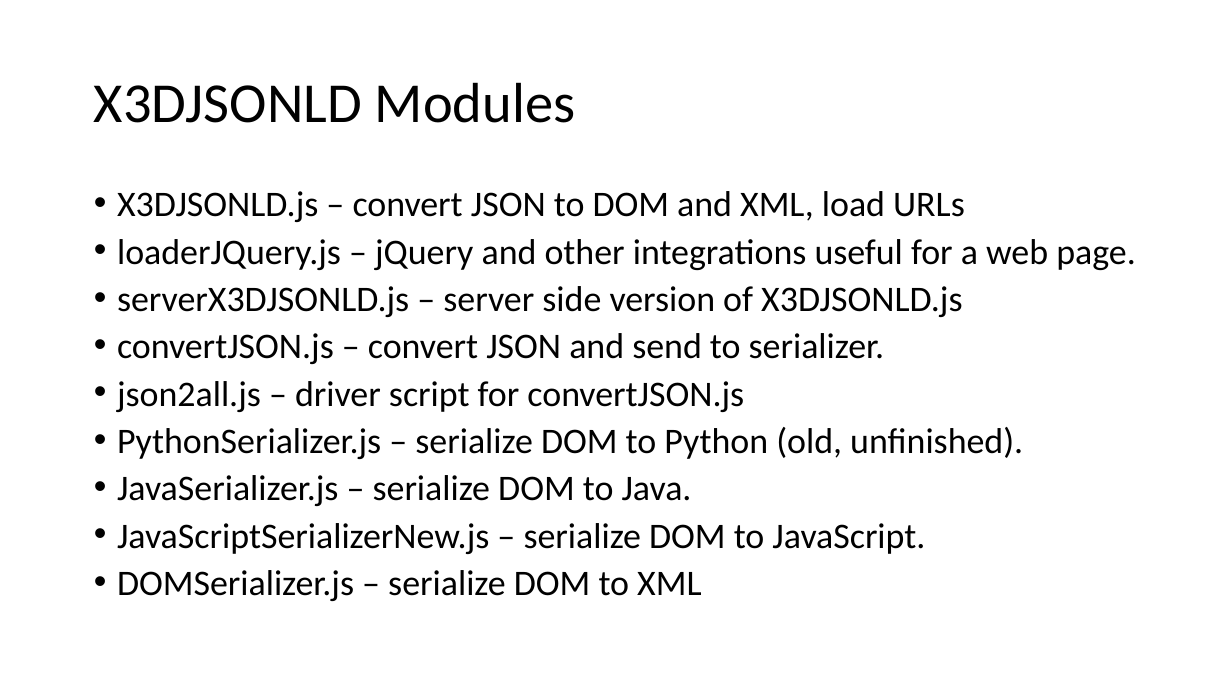
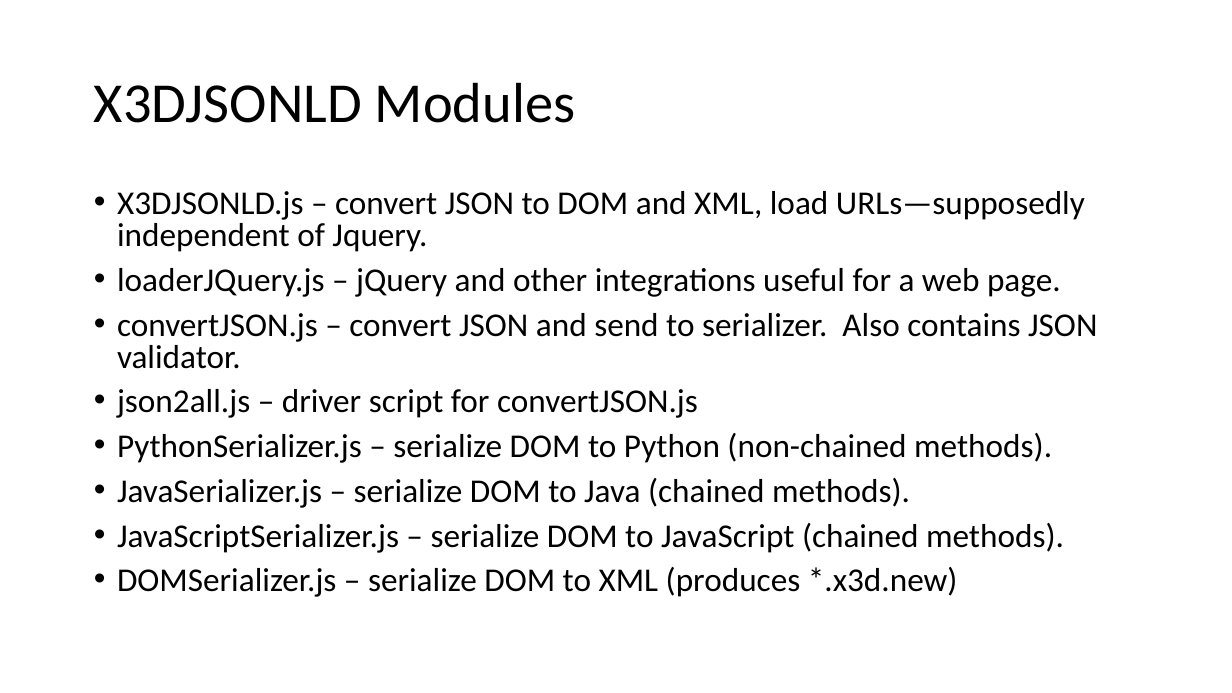
Before and after one commit to coderextreme/X3DJSONLD, a slide deck: slide 3 of X3DJSONLoaderTutorial.pptx. Drawn at 1232x693 pixels with LibreOffice and Linux fonts; fonts in the diff are those of the drawing. Boxes give left, top, right and bottom in pixels: in the first picture for what was removed or moved away, otherwise in the second. Text is boxed around its words. In the diff, an @@ line names an element or a change of style, - is before the commit and + after.

```diff
--- a/X3DJSONLoaderTutorial.pptx
+++ b/X3DJSONLoaderTutorial.pptx
@@ text at box(117, 191, 1085, 252): text changed; size 28 to 25.9 pt @@
-• X3DJSONLD.js – convert JSON to DOM and XML, load URLs
+• X3DJSONLD.js – convert JSON to DOM and XML, load URLs—supposedly independent of Jquery.
@@ text at box(117, 268, 1061, 418): size 28 to 25.9 pt in "loaderJQuery.js – jQuery and other integrations useful ...", "json2all.js – driver script for convertJSON.js" @@
@@ text at box(117, 313, 1097, 369): text changed; size 28 to 25.9 pt @@
-• serverX3DJSONLD.js – server side version of X3DJSONLD.js
-• convertJSON.js – convert JSON and send to serializer.
+• convertJSON.js – convert JSON and send to serializer. Also contains JSON validator.
@@ text at box(117, 433, 1064, 597): text changed; size 28 to 25.9 pt @@
-• PythonSerializer.js – serialize DOM to Python (old, unfinished).
-• JavaSerializer.js – serialize DOM to Java.
-• JavaScriptSerializerNew.js – serialize DOM to JavaScript.
-• DOMSerializer.js – serialize DOM to XML
+• PythonSerializer.js – serialize DOM to Python (non-chained methods).
+• JavaSerializer.js – serialize DOM to Java (chained methods).
+• JavaScriptSerializer.js – serialize DOM to JavaScript (chained methods).
+• DOMSerializer.js – serialize DOM to XML (produces *.x3d.new)
```
Also in this commit, not shown: 9 other slides changed, 1 other file.
